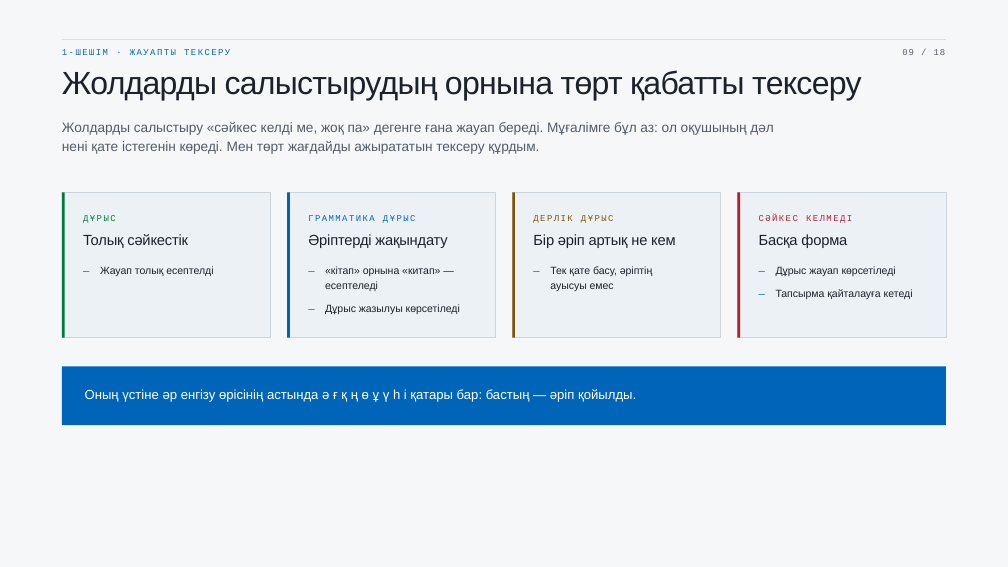
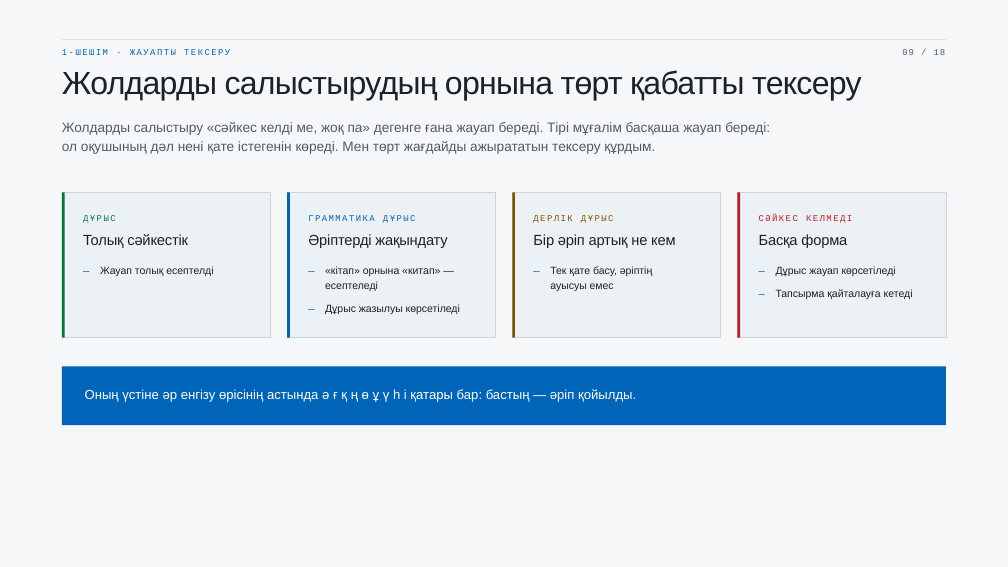
Before and after one commit to s-chaikovskiy/grammarquest-web, a slide deck: slide 9 of презентация/Тілашар-қорғау.pptx. Drawn at 1008x567 pixels with LibreOffice and Linux fonts; fonts in the diff are those of the drawing. Boxes give left, top, right and bottom in pixels: in the first picture for what was removed or moved away, otherwise in the second. Text is boxed around its words. In the diff, an @@ line names an element or a change of style, - is before the commit and + after.

```diff
--- a/презентация/Тілашар-қорғау.pptx
+++ b/презентация/Тілашар-қорғау.pptx
@@ text at <box>62,122,770,154</box>: text changed @@
-Жолдарды салыстыру «сәйкес келді ме, жоқ па» дегенге ғана жауап береді. Мұғалімге бұл аз: ол оқушының дәл
-нені қате істегенін көреді. Мен төрт жағдайды ажырататын тексеру құрдым.
+Жолдарды салыстыру «сәйкес келді ме, жоқ па» дегенге ғана жауап береді. Тірі мұғалім басқаша жауап береді:
+ол оқушының дәл нені қате істегенін көреді. Мен төрт жағдайды ажырататын тексеру құрдым.
```
Also in this commit, not shown: 4 other slides changed, 10 other files.
